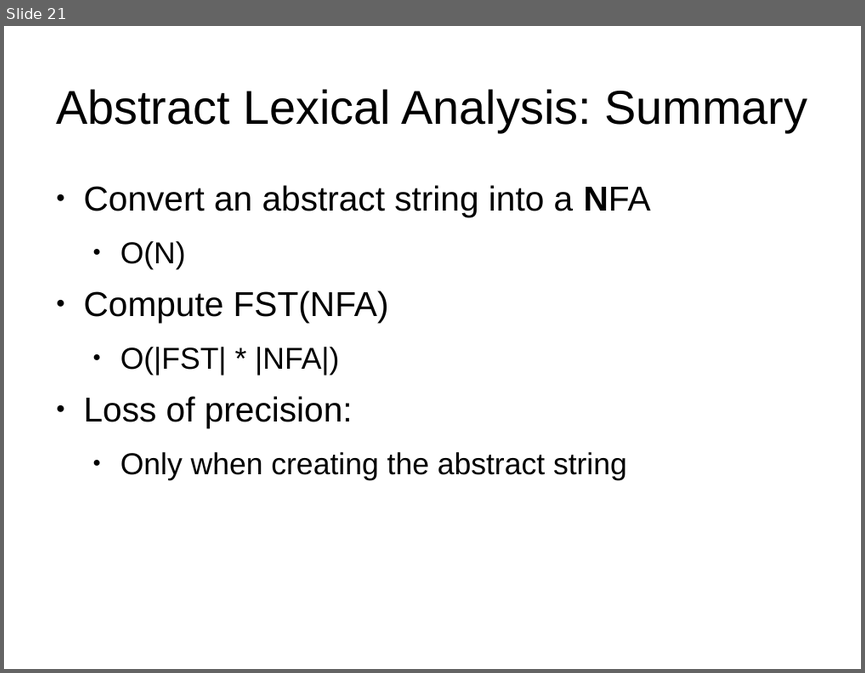
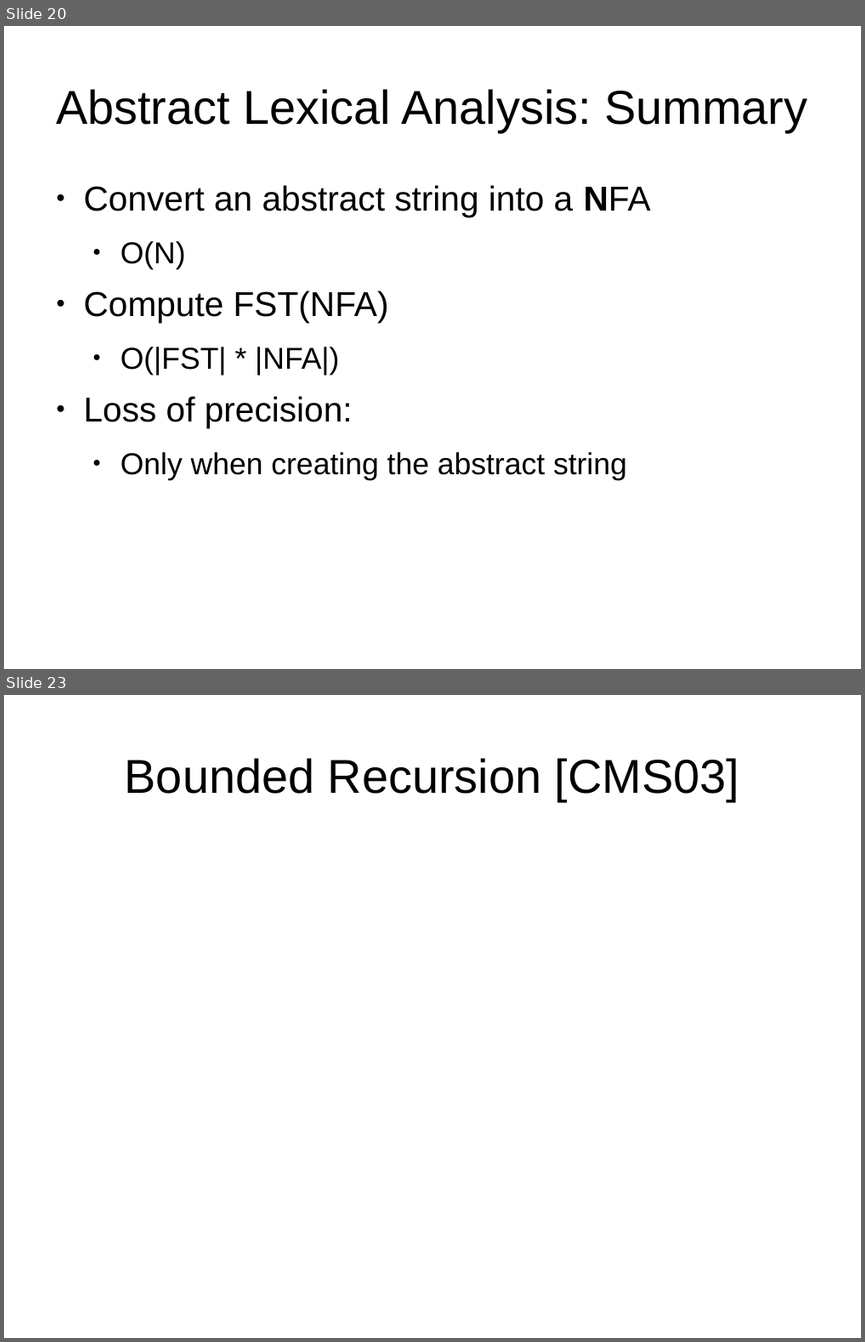
Before and after one commit to abreslav-from-google-code/abreslav, a slide deck: work/PL_Seminar/breslav_abstract_parsing.odp. Shown one above the other, each under a label of ours: slide 21 before the commit, slides 20 and 23 after it; the slides between them are not shown. The pictures are 865x673 and 865x1342 pixels, drawn with LibreOffice and Linux fonts; fonts in the diff are those of the drawing. Boxes give left, top, right and bottom in pixels: in the first picture for what was removed or moved away, otherwise in the second. Text is boxed around its words. In the diff, an @@ line names an element or a change of style, - is before the commit and + after.

```diff
--- a/work/PL_Seminar/breslav_abstract_parsing.odp
+++ b/work/PL_Seminar/breslav_abstract_parsing.odp
@@ slide 23 added at box(4, 695, 861, 1338), background #FFFFFF @@
@@ title added at box(125, 758, 739, 801), 44 pt, text #000000 @@
+Bounded Recursion [CMS03]
@@ what was slide 21 is now slide 20 @@
```
Also in this commit, not shown: 14 slides changed, 13 other slides added, 2 slides removed.
